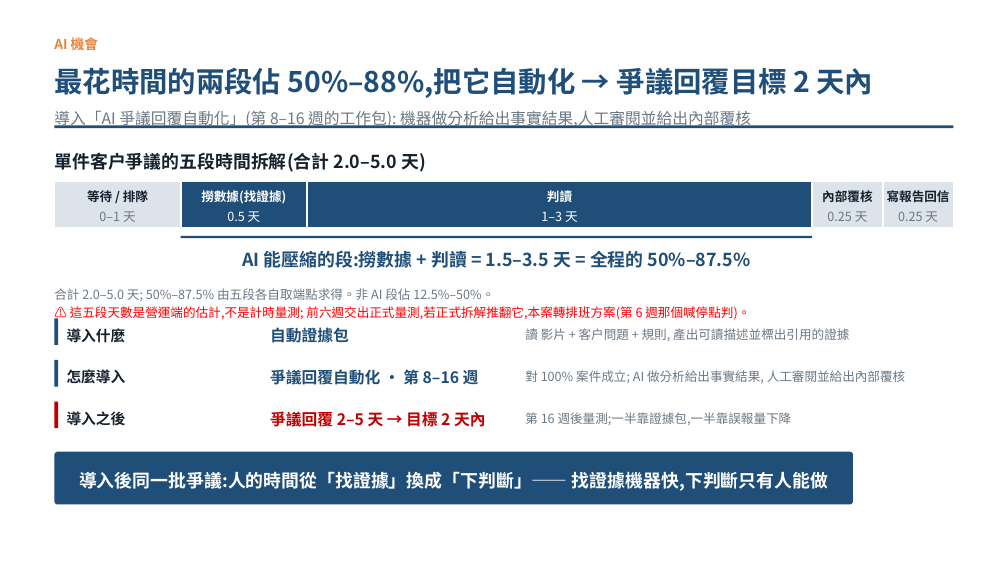
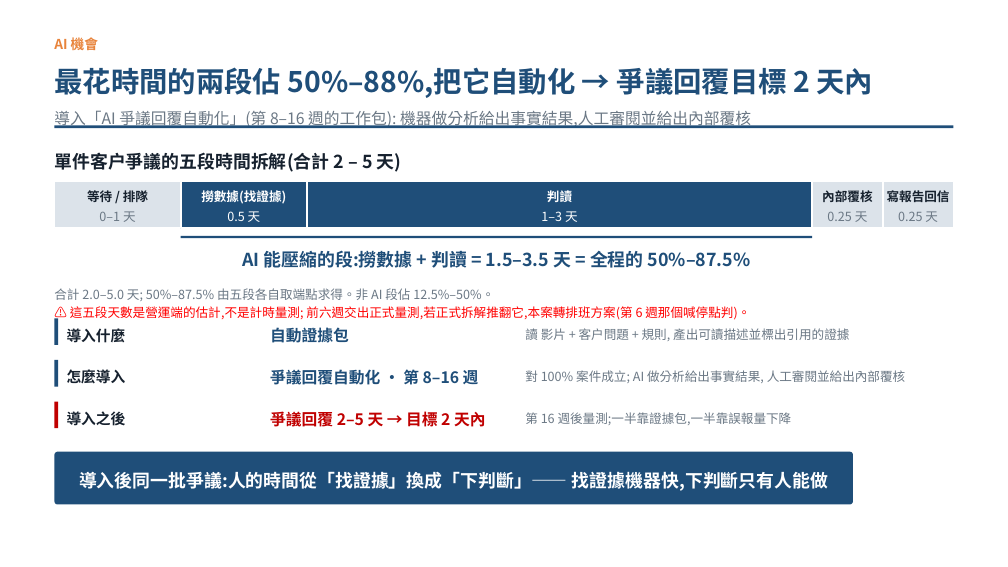
Before and after one commit to pokai-huang0828/UTS_workspace, a slide deck: slide 3 of Artificial Intelligence for Enterprises/Assessment3/Huang_26254793_421104_Assessment 3.pptx. Drawn at 1008x567 pixels with LibreOffice and Linux fonts; fonts in the diff are those of the drawing. Boxes give left, top, right and bottom in pixels: in the first picture for what was removed or moved away, otherwise in the second. Text is boxed around its words. In the diff, an @@ line names an element or a change of style, - is before the commit and + after.

```diff
--- a/Artificial Intelligence for Enterprises/Assessment3/Huang_26254793_421104_Assessment 3.pptx
+++ b/Artificial Intelligence for Enterprises/Assessment3/Huang_26254793_421104_Assessment 3.pptx
@@ text at [54,152,402,172]: text changed @@
-單件客戶爭議的五段時間拆解(合計 2.0–5.0 天)
+單件客戶爭議的五段時間拆解(合計 2 – 5 天)
```
Also in this commit, not shown: 4 other slides changed, 1 other file.
